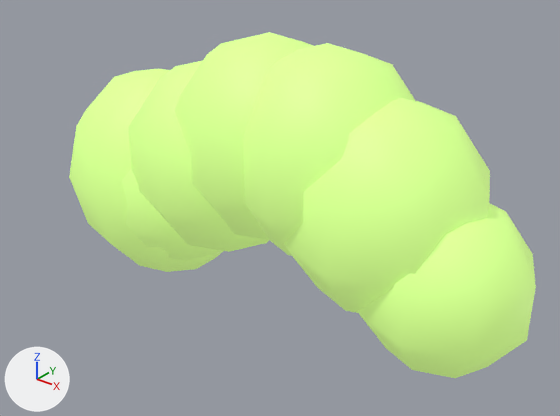
A saved change to the glTF model assets/procedural/pretty/monster_snake.glb.
Both versions are drawn from a camera (50 mm lens) standing at (1.209, -1.492, 1.259) and looking at (0.029, -0.018, 0.346). Arrows for +X, +Y and +Z are at lower left; the lights stay in place. The picture after the commit comes second. Vertices at exactly the same position are counted once.

Objects in the first picture: 'monster_snake_root'.
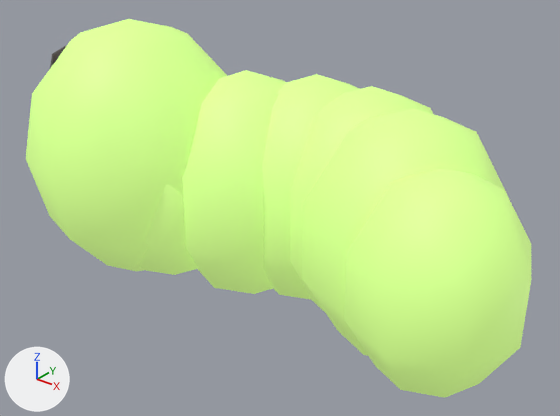
What differs and where, as boxes (x1, y1, x2, y2) in the pictures (560 x 416 px; the box of a moved part takes in the faces that stretch with it):
'monster_snake_root', reshaped (8% wider, 10% taller)
    before: (69, 32, 536, 378)
    after: (26, 19, 531, 398)
part 1 of me_monster_snake_mesh, moved or reshaped
    before: (122, 168, 217, 261)
    after: (139, 184, 198, 275)
part 2 of me_monster_snake_mesh, moved or reshaped
    before: (128, 60, 269, 252)
    after: (182, 70, 286, 294)
part 3 of me_monster_snake_mesh, moved or reshaped
    before: (175, 32, 313, 240)
    after: (262, 74, 359, 300)
part 4 of me_monster_snake_mesh, moved or reshaped
    before: (243, 43, 415, 256)
    after: (290, 86, 433, 312)
part 5 of me_monster_snake_mesh, moved or reshaped
    before: (284, 98, 490, 313)
    after: (302, 108, 505, 356)
part 6 of me_monster_snake_mesh, moved or reshaped
    before: (358, 203, 536, 378)
    after: (344, 169, 531, 398)
part 7 of me_monster_snake_mesh, moved or reshaped
    before: (69, 69, 223, 272)
    after: (26, 19, 227, 271)
part 8 of me_monster_snake_mesh, moved or reshaped (not visible before)
    after: (50, 46, 66, 68)

Diff of the bpy script that builds the scene:
```diff
--- a/assets/procedural/pretty/monster_snake.glb.py
+++ b/assets/procedural/pretty/monster_snake.glb.py
@@ me_monster_snake_mesh @@
 # used by ob_monster_snake_root; location = (0.0, 0.0, 0.0)
-me_monster_snake_mesh.from_pydata(...)  # 303 vertices, 566 faces; spans x -0.75..0.75, y -0.28..0.28, z 0.0..0.83
+me_monster_snake_mesh.from_pydata(...)  # 303 vertices, 566 faces; spans x -0.75..0.75, y -0.41..0.41, z 0.0..0.8
+# me_monster_snake_mesh part 1: the loose piece of 34 vertices spanning x -0.53..-0.11, y -0.24..0.14, z 0.1..0.54 is scaled about its middle by (1, 1.11, 1.25), then moved by (0.0, -0.04, 0.02)
+# me_monster_snake_mesh part 2: the loose piece of 34 vertices spanning x -0.41..0.11, y -0.28..0.18, z 0.19..0.74 is scaled about its middle by (1, 1.11, 1.25), then moved by (0.0, 0.11, -0.13)
+# me_monster_snake_mesh part 3: the loose piece of 34 vertices spanning x -0.24..0.28, y -0.28..0.18, z 0.28..0.83 is scaled about its middle by (1, 1.11, 1.25), then moved by (0.0, 0.2, -0.22)
+# me_monster_snake_mesh part 4: the loose piece of 34 vertices spanning x -0.06..0.45, y -0.28..0.18, z 0.28..0.83 is scaled about its middle by (1, 1.11, 1.25), then moved by (0.0, 0.2, -0.22)
+# me_monster_snake_mesh part 5: the loose piece of 34 vertices spanning x 0.11..0.62, y -0.28..0.18, z 0.19..0.74 is scaled about its middle by (1, 1.11, 1.25), then moved by (0.0, 0.11, -0.13)
+# me_monster_snake_mesh part 6: the loose piece of 34 vertices spanning x 0.33..0.75, y -0.24..0.14, z 0.1..0.54 is scaled about its middle by (1, 1.11, 1.25), then moved by (0.0, -0.04, 0.02)
+# me_monster_snake_mesh part 7: the loose piece of 52 vertices spanning x -0.75..-0.14, y -0.26..0.28, z 0.0..0.64 is scaled about its middle by (1, 1.18, 1.17), then moved by (0.0, -0.1, 0.1)
+# me_monster_snake_mesh part 8: the loose piece of 20 vertices spanning x -0.62..-0.52, y 0.11..0.23, z 0.14..0.26 is scaled about its middle by (1, 1, 1.39), then moved by (0.0, -0.38, 0.45)
+# other edits to the shape of me_monster_snake_mesh do not show in these pictures
 me_monster_snake_mesh.materials.append(mat_monster_snake_body)
```
